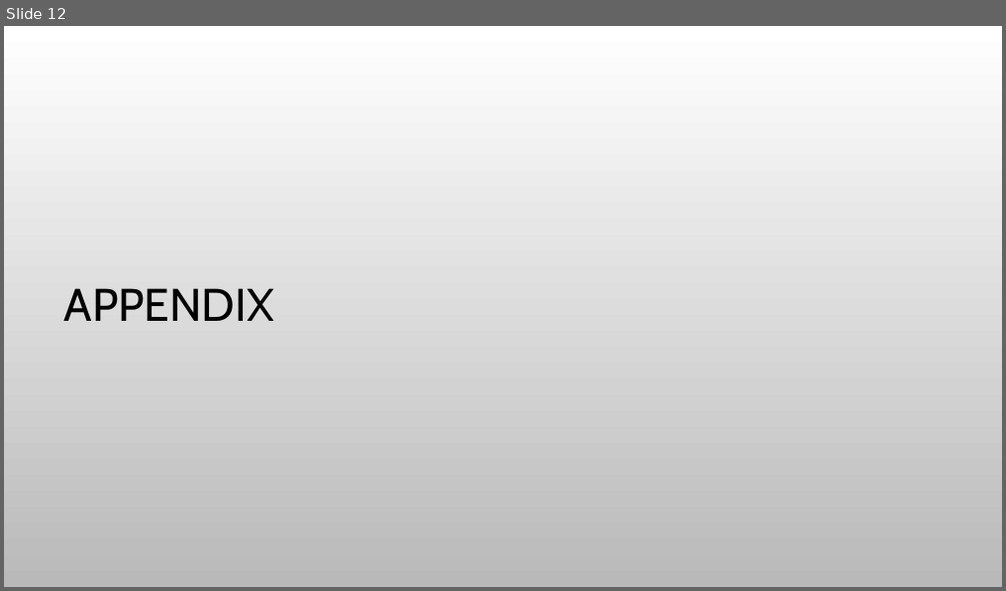
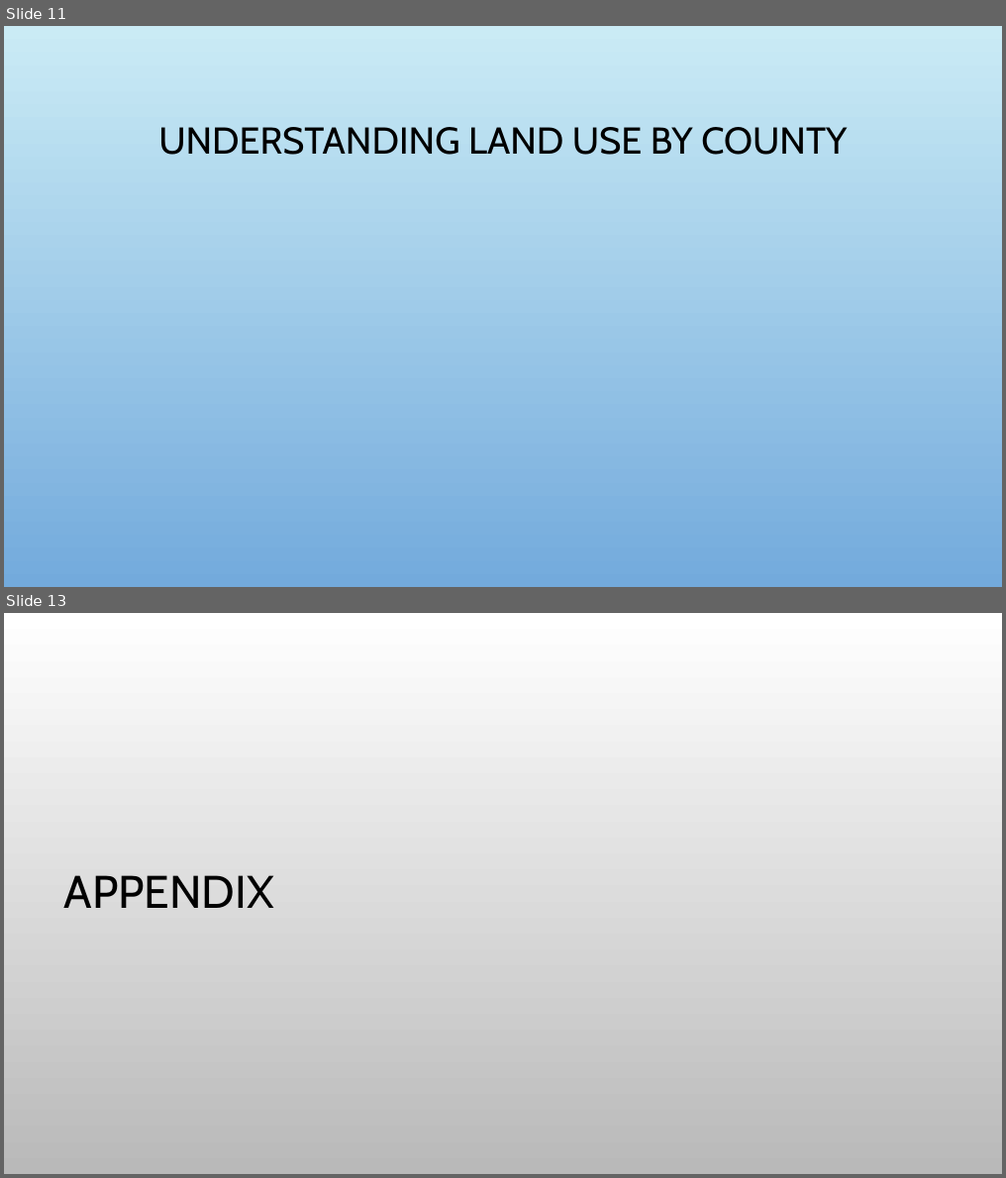
Before and after one commit to bloom4cats/Data-Analytics-2019-Group-4-v2, a slide deck: docs/Team 4 Lab 1.pptx. Shown one above the other, each under a label of ours: slide 12 before the commit, slides 11 and 13 after it; the slides between them are not shown. The pictures are 1006x591 and 1006x1178 pixels, drawn with LibreOffice and Linux fonts; fonts in the diff are those of the drawing; background and template pictures are left out. Boxes give left, top, right and bottom in pixels: in the first picture for what was removed or moved away, otherwise in the second. Text is boxed around its words. In the diff, an @@ line names an element or a change of style, - is before the commit and + after.

```diff
--- a/docs/Team 4 Lab 1.pptx
+++ b/docs/Team 4 Lab 1.pptx
@@ slide 11 added at (4,26,1002,587), background picture (left out) @@
@@ title added at (158,127,846,155), 36 pt, text #000000 @@
+UNDERSTANDING LAND USE BY COUNTY
@@ what was slide 12 is now slide 13 @@
```
Also in this commit, not shown: 9 slides changed, 2 other slides added, 3 slides removed.
